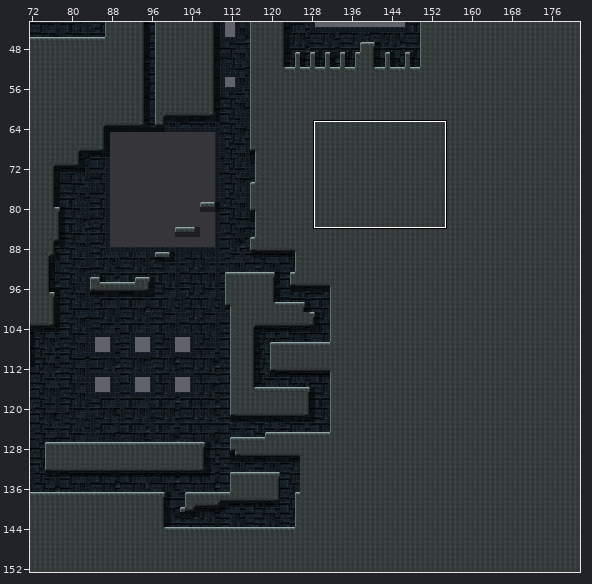
A Tiled map (JSON) gets an edit: maps/level03.json. The picture above shows the old version from afar; the outline marks the close-up.
Close-up. Earlier state:
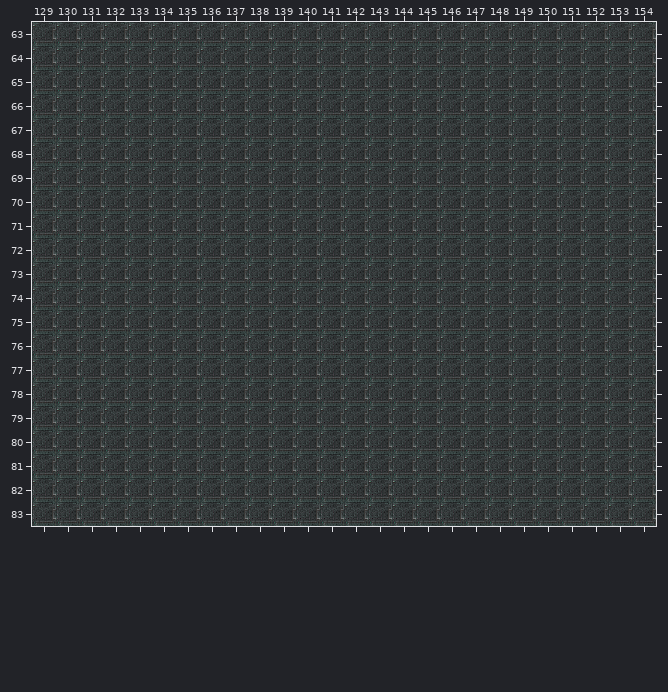
Cells are 40x40 px. Shown: x 129..154, y 63..83. The commit also changed other parts of the map, which this record leaves out.
After the commit:
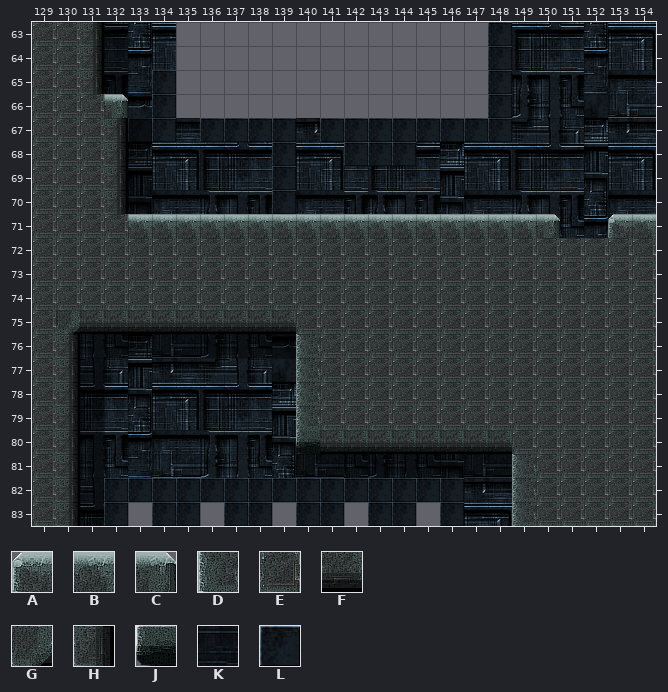
Key: from "bgtiles": A 0, B 1, C 2, D 10, E 11, F 21, G 22, H 32, J 51, K 104, L 105.
_ is an empty cell, # one hidden under a higher layer.
See-through tiles are keyed as they look on the map.
What changed:
Layer "Background":
y 63..64: x 135..148 ############## -> _____________L
y 65..66: x 134..148 ############### -> L_____________L
y 67: x 133..134 ## -> LL; x 136..139 #### -> LLLL; x 141..148 ######## -> LLLLLLLL
y 68: x 139 # -> L; x 142..144 ### -> LLL
y 69..70: x 139 # -> L
y 82: x 132..146 ############### -> LLLLLLLLLLLLLLL
y 83: x 132..146 ############### -> L_LL_LL_LL_LL_L
Layer "Middleground":
y 63..65: x 132 _ -> K
y 67..70: x 133 _ -> K
y 76: x 131..139 _________ -> KKKKKKKKK
y 77..80: x 131 _ -> K
y 81: x 131 _ -> K; x 140..148 _________ -> KKKKKKKKK
y 82..83: x 131 _ -> K
Layer "Foreground":
y 63..65: x 131..154 EEEEEEEEEEEEEEEEEEEEEEEE -> H_______________________
y 66: x 132..154 EEEEEEEEEEEEEEEEEEEEEEE -> C______________________
y 67..70: x 132..154 EEEEEEEEEEEEEEEEEEEEEEE -> H______________________
y 71: x 133..154 EEEEEEEEEEEEEEEEEEEEEE -> BBBBBBBBBBBBBBBBBC__AB
y 75: x 130..139 EEEEEEEEEE -> GFFFFFFFFF
y 76..79: x 130..140 EEEEEEEEEEE -> H_________D
y 80: x 130..148 EEEEEEEEEEEEEEEEEEE -> H_________JFFFFFFFF
y 81..83: x 130..149 EEEEEEEEEEEEEEEEEEEE -> H__________________D
